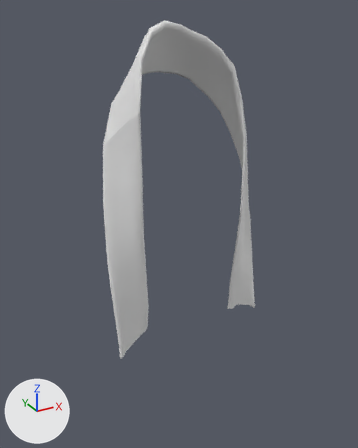
The glTF model src/Pages/Customize/Configurator/models/Accessories/Unisex/sash.glb as it was, and as the next commit left it.
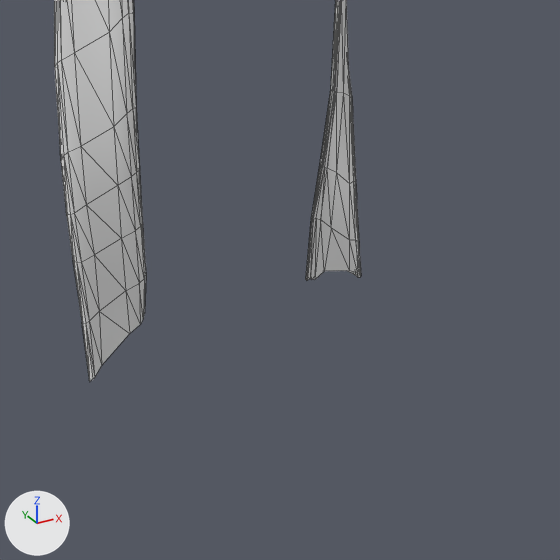
Each version is shown whole from a camera (50 mm lens) standing at (-0.722, -1.27, 0.597) and looking at (0.007, 0.056, -0.066), then close up on the part from 21% to 99% of the width and 38% to 100% of the height. The lights are fixed; the arrows at lower left show +X, +Y and +Z. The close-ups show mesh edges as thin lines. Vertices at the same position are counted once.

Objects in the first close-up: 'left_section', 'right_section'.
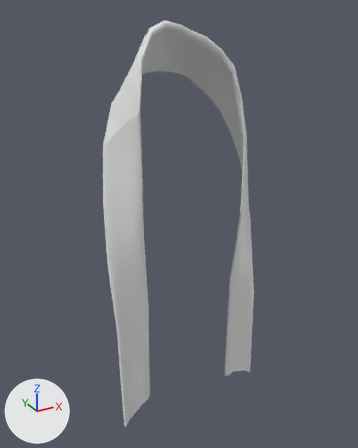
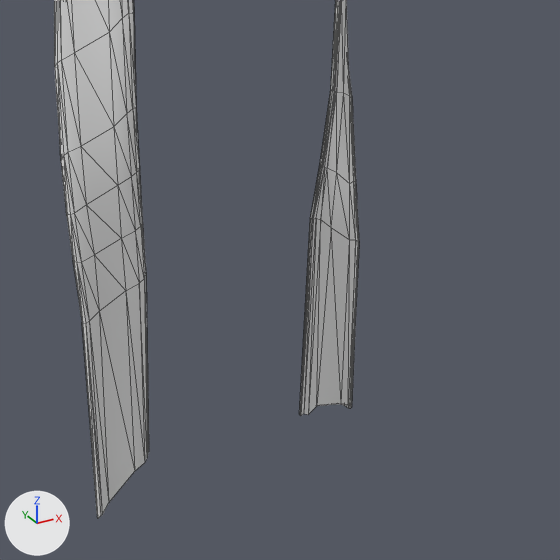
Diff of the bpy script that builds the scene:
```diff
--- a/src/Pages/Customize/Configurator/models/Accessories/Unisex/sash.glb.py
+++ b/src/Pages/Customize/Configurator/models/Accessories/Unisex/sash.glb.py
@@ me_handle_straps_0_002 @@
 me_handle_straps_0_002.from_pydata(...)  # 126 vertices, 216 faces; spans x -0.264..-0.144, y -0.044..0.071, z -0.467..0.334
 # used by ob_left_section; location = (0.0, 0.0, 0.0)
+# me_handle_straps_0_002 part 1: all 18 vertices in x -0.255..-0.144, y -0.025..0.009, z -0.467..-0.378 are moved by (0.0, 0.0, -0.296)
@@ me_handle_straps_0_003 @@
 # used by ob_right_section; location = (0.0, 0.0, 0.0)
-me_handle_straps_0_003.from_pydata(...)  # 126 vertices, 216 faces; spans x 0.162..0.287, y -0.055..0.084, z -0.439..0.348
+me_handle_straps_0_003.from_pydata(...)  # 127 vertices, 217 faces; spans x 0.162..0.287, y -0.055..0.084, z -0.745..0.348
+# me_handle_straps_0_003 part 2
+# 18 vertices are removed from x 0.167..0.287, y -0.025..-0.013, z -0.439..-0.398
+# 36 faces are deleted
+# 1 vertex moves from x 0.173, y -0.017, z -0.282 to x 0.17, y -0.017, z -0.282
+# 19 vertices are added at x 0.167..0.287, y -0.025..-0.013, z -0.745..-0.703
+# 37 new faces join them
```

What differs and where, as boxes (x1, y1, x2, y2) in the close-ups (560 x 560 px; the box of a moved part takes in the faces that stretch with it):
'left_section', reshaped
    before: (54, 0, 146, 382)
    after: (54, 0, 149, 518)
'right_section', reshaped
    before: (306, 0, 361, 280)
    after: (300, 0, 359, 416)
part 1 of me_handle_straps_0_002, moved or reshaped
    before: (82, 276, 146, 382)
    after: (82, 276, 149, 518)
part 2 of me_handle_straps_0_003, moved or reshaped
    before: (306, 172, 361, 280)
    after: (300, 172, 359, 416)
